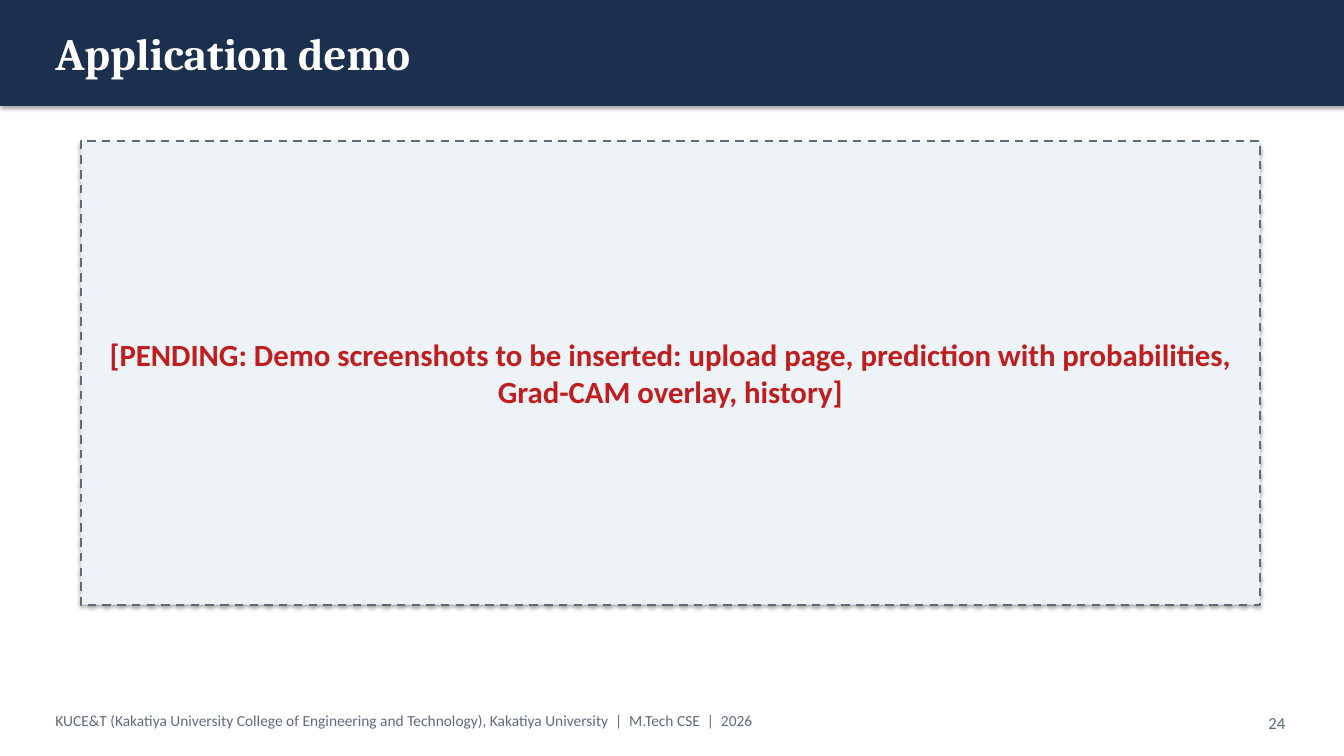
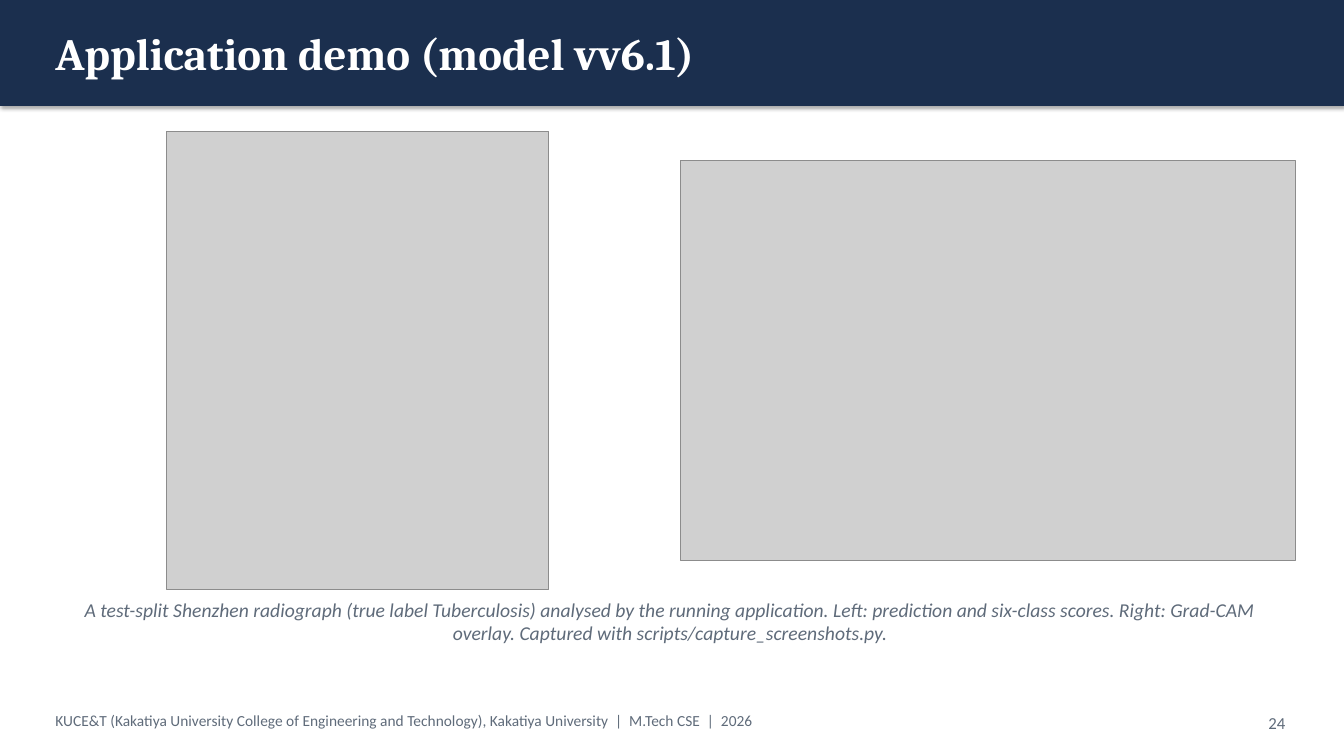
Before and after one commit to KSathwik/Lung_Disease_Detector, a slide deck: slide 24 of docs/presentation/LungAI_MTech_Presentation.pptx. Drawn at 1344x756 pixels with LibreOffice and Linux fonts; fonts in the diff are those of the drawing; grey boxes stand for pictures. Boxes give left, top, right and bottom in pixels: in the first picture for what was removed or moved away, otherwise in the second. Text is boxed around its words. In the diff, an @@ line names an element or a change of style, - is before the commit and + after.

```diff
--- a/docs/presentation/LungAI_MTech_Presentation.pptx
+++ b/docs/presentation/LungAI_MTech_Presentation.pptx
@@ text at bbox=[55, 37, 694, 80]: text changed @@
-Application demo
+Application demo (model vv6.1)
@@ rectangle removed at bbox=[81, 141, 1260, 605] @@
-[PENDING: Demo screenshots to be inserted: upload page, prediction with probabilities, Grad-CAM overlay, history]
@@ picture added at bbox=[166, 131, 548, 590] @@
@@ picture added at bbox=[681, 160, 1296, 561] @@
@@ text added at bbox=[85, 603, 1254, 643], 14 pt, text #5F6B7A, italic @@
+A test-split Shenzhen radiograph (true label Tuberculosis) analysed by the running application. Left: prediction and six-class scores. Right: Grad-CAM overlay. Captured with scripts/capture_screenshots.py.
```
Also in this commit, not shown: 16 other files.
